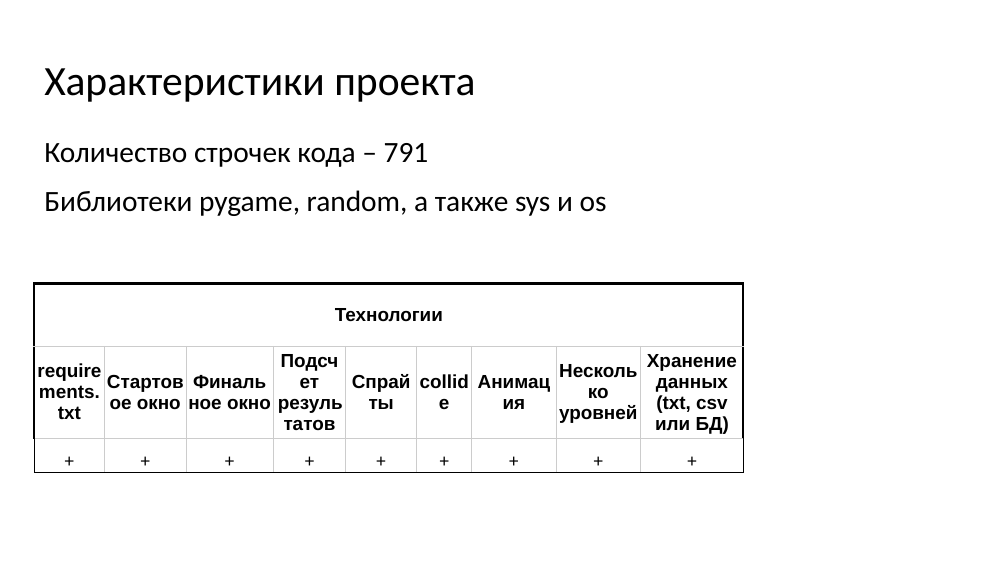
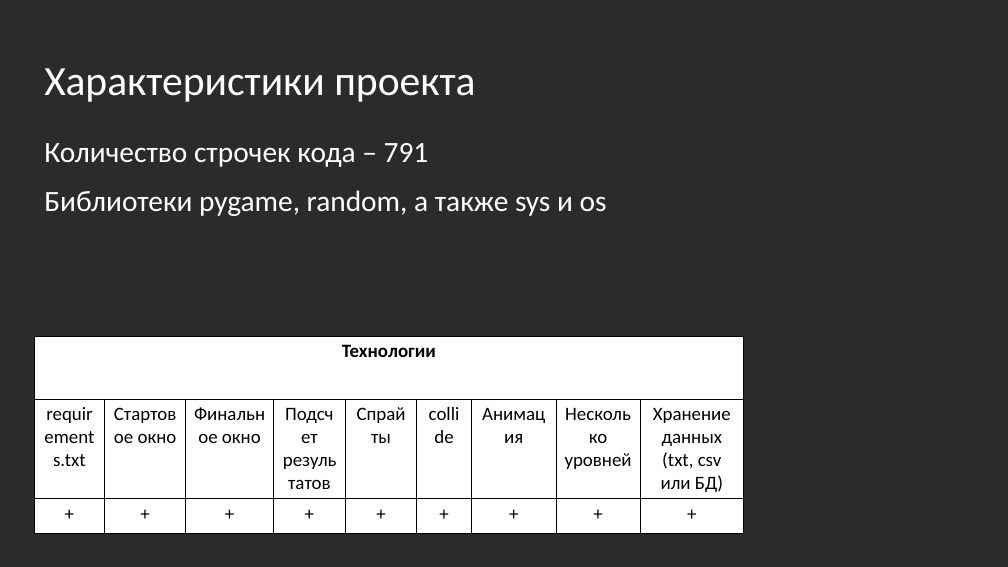
Before and after one commit to rogachyov/YandexGame, a slide deck: slide 3 of Презентация Microsoft PowerPoint.pptx. Drawn at 1008x567 pixels with LibreOffice and Linux fonts; fonts in the diff are those of the drawing; background and template pictures are left out; a plain dark background stands for a picture behind light text. Boxes give left, top, right and bottom in pixels: in the first picture for what was removed or moved away, otherwise in the second. Text is boxed around its words. In the diff, an @@ line names an element or a change of style, - is before the commit and + after.

Commit message:
final with changed presentation

```diff
--- a/Презентация Microsoft PowerPoint.pptx
+++ b/Презентация Microsoft PowerPoint.pptx
@@ background #FFFFFF to picture (left out) @@
@@ title "Характеристики проекта" at [44, 68, 475, 102]: text colour #000000 to #FFFFFF, highlight none to #000000 @@
@@ text "Количество строчек кода – 791" at [44, 143, 607, 216]: text colour #000000 to #FFFFFF, highlight none to #000000 @@
@@ table at [34, 337, 745, 532] @@
@@ fill none to #FFFFFF in 19 cells @@
@@ font Arial to Calibri @@
@@ highlight none to #000000 in "Технологии" @@
@@ bold off in "requirements.txt", "Стартовое окно", "Финальное окно", "Подсчет результатов" and 5 more places @@
@@ borders changed @@
@@ table: place and size @@
-table at [34, 284, 745, 473]
+table at [34, 337, 745, 532]
```
Also in this commit, not shown: 2 other slides changed, 10 other files.
